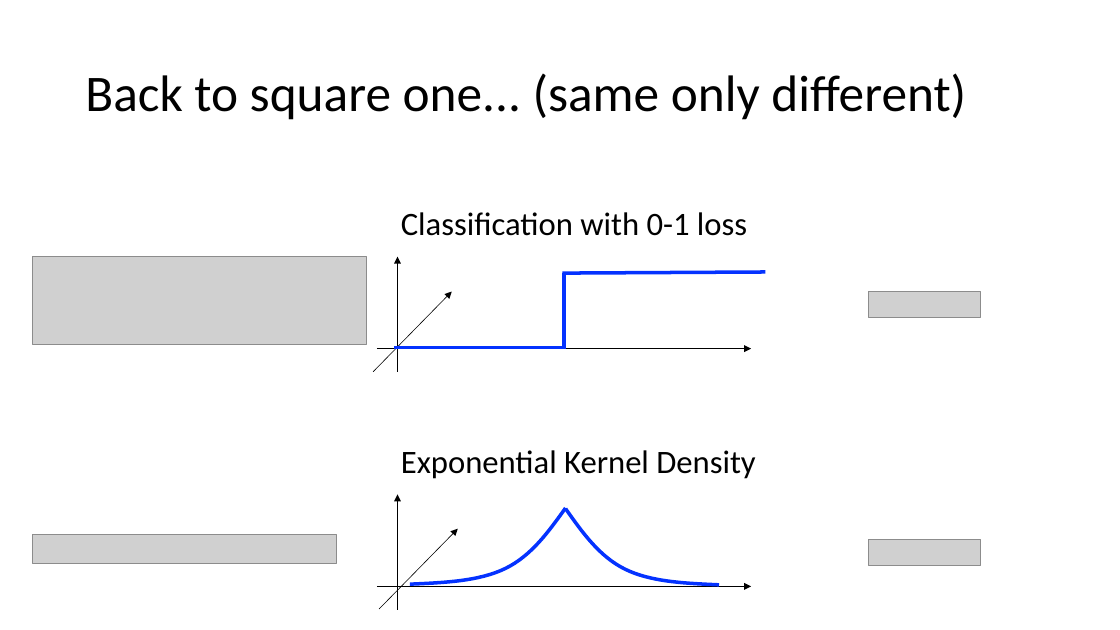
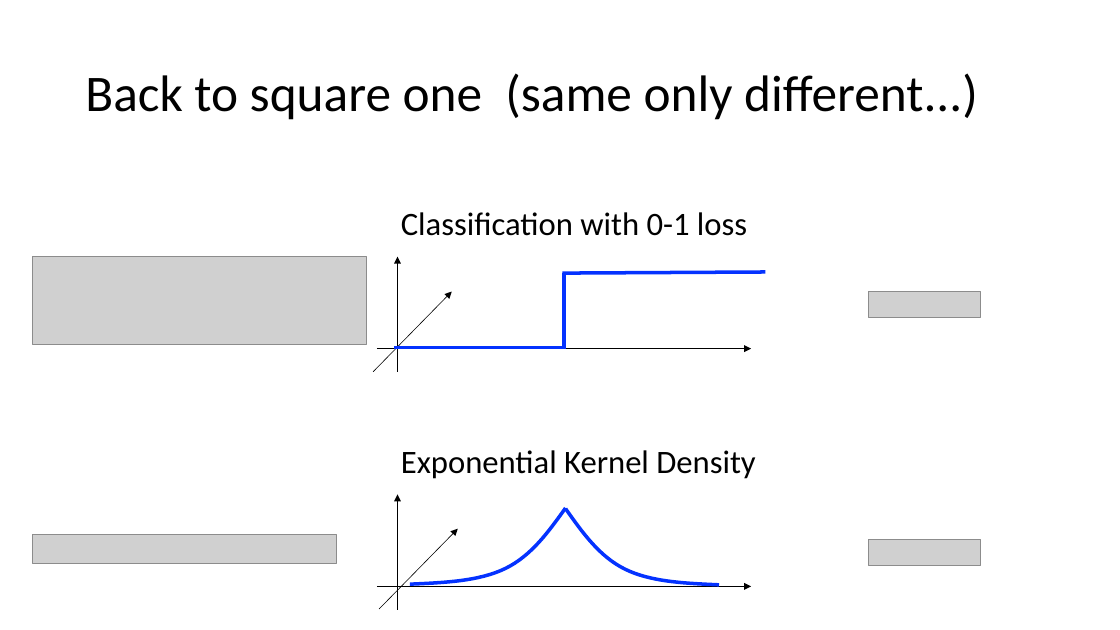
Before and after one commit to zkarnin/density_sketch, a slide deck: slide 20 of presentation.pptx (slide 21 before the commit). Drawn at 1120x630 pixels with LibreOffice and Linux fonts; fonts in the diff are those of the drawing; grey boxes stand for pictures; background and template pictures are left out. Boxes give left, top, right and bottom in pixels: in the first picture for what was removed or moved away, otherwise in the second. Text is boxed around its words. In the diff, an @@ line names an element or a change of style, - is before the commit and + after.

```diff
--- a/presentation.pptx
+++ b/presentation.pptx
@@ title at (x1=85, y1=73, x2=978, y2=120): text changed @@
-Back to square one... (same only different)
+Back to square one (same only different...)
```
Also in this commit, not shown: 1 other slide changed, 1 slide removed.
